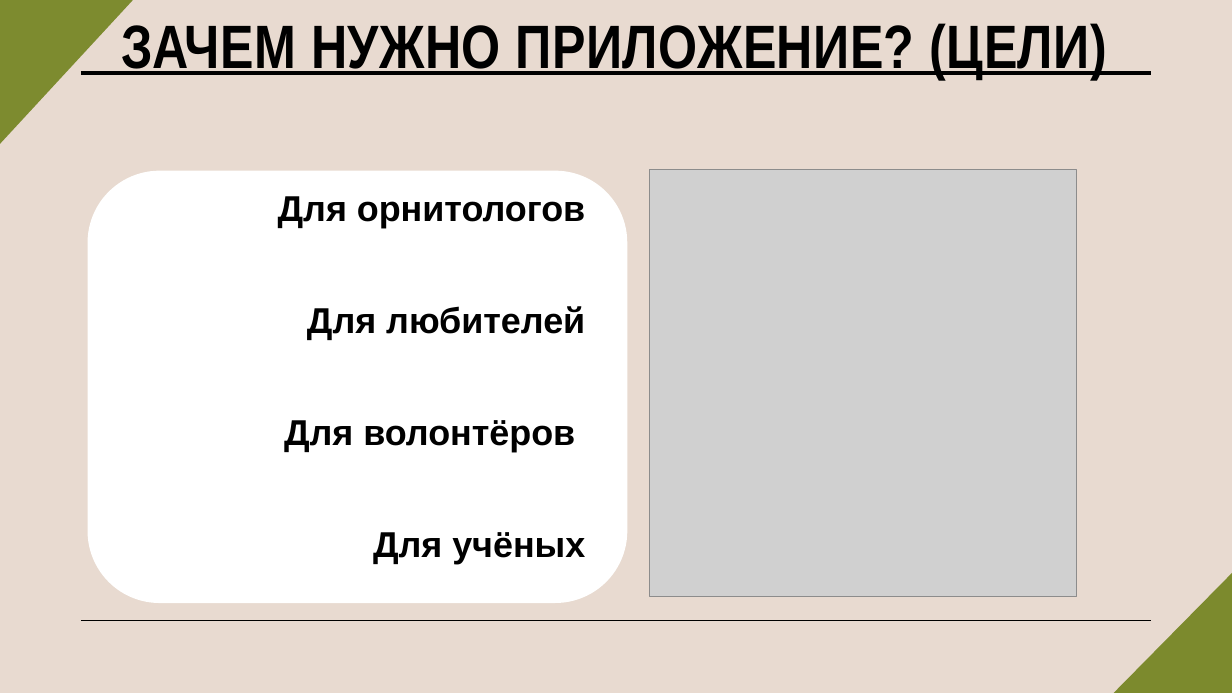
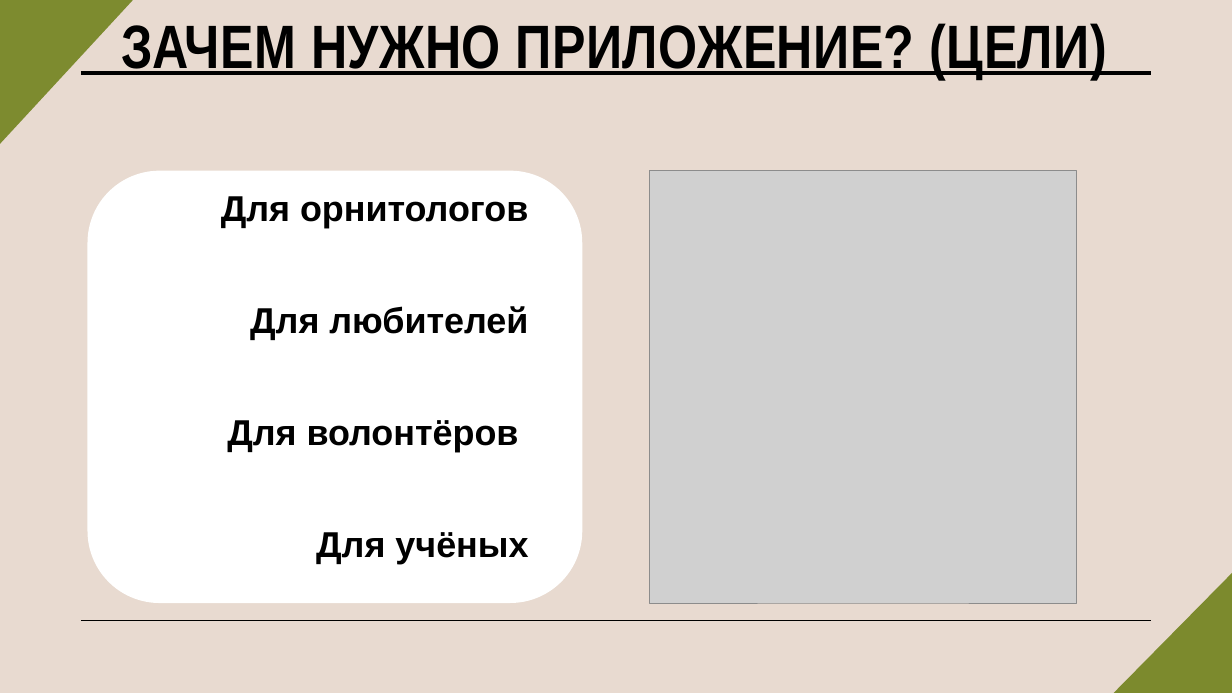
Before and after one commit to 1-Soul-1/BeakBook, a slide deck: slide 4 of BeakBook.pptx. Drawn at 1232x693 pixels with LibreOffice and Linux fonts; fonts in the diff are those of the drawing; grey boxes stand for pictures. Boxes give left, top, right and bottom in pixels: in the first picture for what was removed or moved away, otherwise in the second. Text is boxed around its words. In the diff, an @@ line names an element or a change of style, - is before the commit and + after.

```diff
--- a/BeakBook.pptx
+++ b/BeakBook.pptx
@@ rounded rectangle: place and size @@
-rounded rectangle at (88, 171, 628, 604)
+rounded rectangle at (88, 171, 582, 604)
@@ picture: place and size @@
-picture at (650, 169, 1077, 596)
+picture at (650, 171, 1077, 604)
@@ subtitle "Для орнитологов": place and size @@
-subtitle "Для орнитологов" at (278, 196, 585, 564)
+subtitle "Для орнитологов" at (221, 196, 528, 564)
```
Also in this commit, not shown: 4 other slides changed, 2 slides added, 1 other file.
